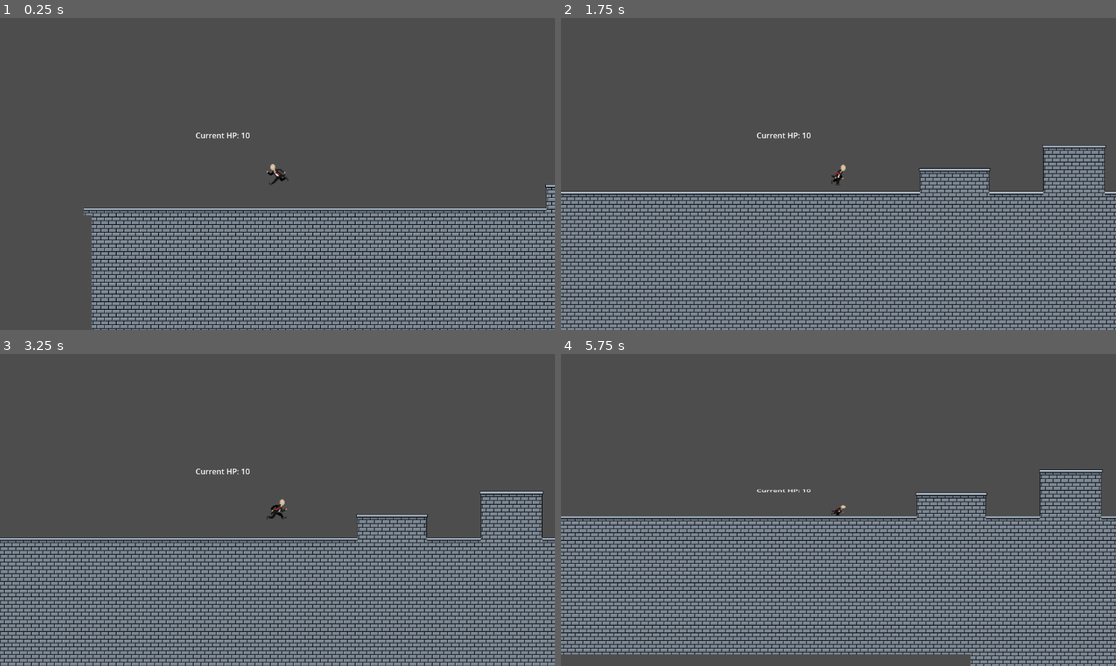
Above: before the commit, frames 1-4 (two rows, left to right).
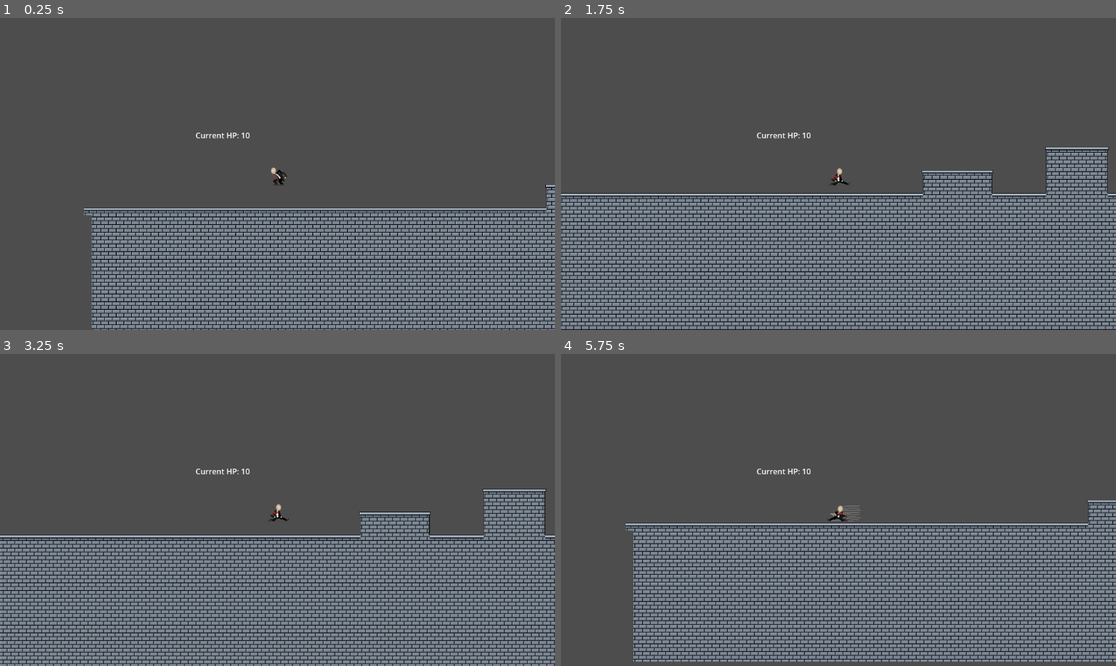
Above: after the commit, the same moments.

Repository: LiamQuinlan-Carleton/COMP1501FINAL
Game: Godot game, scene res://first_level.tscn
The game is run twice, just before and just after one commit, with the same random seed, the same clock (stepped at 60 frames per second) and the same inputs. The engine's default icon, where the game draws it, is replaced by a stand-in: a white triangle on a blue panel in a dark square.
Inputs (mouse positions are in pixels of both pictures, inside the frame that each line leads up to):
- Up to frame 1 (0.25 s): no input
- Up to frame 2 (1.75 s): move the mouse to (960, 158) at 0.52 s; hold C (crouch) 0.53-1.28 s; hold D (Right) from 0.53 s (still down); tap Space (Jump) at 0.77, 0.8, 1.07, 1.35, 1.52 s; move the mouse to (727, 189) at 1.27 s; tap C (crouch) at 1.55 s
- Up to frame 3 (3.25 s): tap Space (Jump) at 1.82, 2.3, 3.02 s; move the mouse to (333, 441) at 2.02 s; release D (Right) at 2.03 s; press the mouse at (333, 441) at 2.03 s; hold A (Left) 2.03-2.78 s; move the mouse to (249, 572) at 2.77 s; release the mouse at (249, 572) at 2.78 s; hold D (Right) from 2.78 s (still down); right-click (249, 572) at 2.85 s; tap C (crouch) at 3.05 s
- Up to frame 4 (5.75 s): tap Space (Jump) at 3.32, 3.77, 3.8, 4.07, 4.52, 4.82, 5.3 s; move the mouse to (1005, 556) at 3.52 s; hold Shift (Shift) 3.53-4.28 s; move the mouse to (672, 463) at 4.27 s; release D (Right) at 4.28 s; hold A (Left) 4.28-5.03 s; tap C (crouch) at 4.35 s; move the mouse to (866, 510) at 5.02 s; hold D (Right) from 5.03 s (still down); hold C (crouch) from 5.03 s (still down)

The runs differ from the first frame. In frame 1, 0.1% of the frame differs, in the area x 48-52%, y 46-54%; in frame 2, 34%, in the area x 0-100%, y 40-100%; in frame 3, 30%; in frame 4, 33%.

Commit message:
Added jump/slide animations

Diff:
--- a/Player.tscn
+++ b/Player.tscn
@@ -208,6 +208,14 @@
 atlas = ExtResource("2_oilqb")
 region = Rect2(1056, 0, 96, 96)
 
+[sub_resource type="AtlasTexture" id="AtlasTexture_ai3fw"]
+atlas = ExtResource("6_j7gpe")
+region = Rect2(768, 0, 192, 96)
+
+[sub_resource type="AtlasTexture" id="AtlasTexture_pogv6"]
+atlas = ExtResource("6_j7gpe")
+region = Rect2(960, 0, 192, 96)
+
 [sub_resource type="AtlasTexture" id="AtlasTexture_uaujq"]
 atlas = ExtResource("6_j7gpe")
 region = Rect2(0, 0, 192, 96)
@@ -230,6 +238,14 @@
 
 [sub_resource type="AtlasTexture" id="AtlasTexture_lobug"]
 atlas = ExtResource("6_j7gpe")
+region = Rect2(960, 0, 192, 96)
+
+[sub_resource type="AtlasTexture" id="AtlasTexture_dntci"]
+atlas = ExtResource("7_2fkt0")
+region = Rect2(768, 0, 192, 96)
+
+[sub_resource type="AtlasTexture" id="AtlasTexture_5k6e0"]
+atlas = ExtResource("7_2fkt0")
 region = Rect2(960, 0, 192, 96)
 
 [sub_resource type="AtlasTexture" id="AtlasTexture_rbp3h"]
@@ -295,9 +311,9 @@
 "duration": 1.0,
 "texture": SubResource("AtlasTexture_xenl6")
 }],
-"loop": true,
+"loop": false,
 "name": &"Jump Left",
-"speed": 5.0
+"speed": 12.0
 }, {
 "frames": [{
 "duration": 1.0,
@@ -336,9 +352,9 @@
 "duration": 1.0,
 "texture": SubResource("AtlasTexture_u05qm")
 }],
-"loop": true,
+"loop": false,
 "name": &"Jump Right",
-"speed": 5.0
+"speed": 12.0
 }, {
 "frames": [{
 "duration": 1.0,
@@ -424,49 +440,71 @@
 }, {
 "frames": [{
 "duration": 1.0,
-"texture": SubResource("AtlasTexture_uaujq")
-}, {
-"duration": 1.0,
-"texture": SubResource("AtlasTexture_hihoe")
-}, {
-"duration": 1.0,
-"texture": SubResource("AtlasTexture_tsj7k")
-}, {
-"duration": 1.0,
-"texture": SubResource("AtlasTexture_hujhd")
-}, {
-"duration": 1.0,
-"texture": SubResource("AtlasTexture_ypd15")
-}, {
-"duration": 1.0,
-"texture": SubResource("AtlasTexture_lobug")
+"texture": SubResource("AtlasTexture_ai3fw")
+}, {
+"duration": 1.0,
+"texture": SubResource("AtlasTexture_pogv6")
 }],
 "loop": true,
 "name": &"Slide Left",
-"speed": 5.0
-}, {
-"frames": [{
-"duration": 1.0,
-"texture": SubResource("AtlasTexture_rbp3h")
-}, {
-"duration": 1.0,
-"texture": SubResource("AtlasTexture_nndqt")
-}, {
-"duration": 1.0,
-"texture": SubResource("AtlasTexture_ee5a4")
-}, {
-"duration": 1.0,
-"texture": SubResource("AtlasTexture_7e1sg")
-}, {
-"duration": 1.0,
-"texture": SubResource("AtlasTexture_ba3tx")
-}, {
-"duration": 1.0,
-"texture": SubResource("AtlasTexture_pof31")
+"speed": 12.0
+}, {
+"frames": [{
+"duration": 1.0,
+"texture": SubResource("AtlasTexture_uaujq")
+}, {
+"duration": 1.0,
+"texture": SubResource("AtlasTexture_hihoe")
+}, {
+"duration": 1.0,
+"texture": SubResource("AtlasTexture_tsj7k")
+}, {
+"duration": 1.0,
+"texture": SubResource("AtlasTexture_hujhd")
+}, {
+"duration": 1.0,
+"texture": SubResource("AtlasTexture_ypd15")
+}, {
+"duration": 1.0,
+"texture": SubResource("AtlasTexture_lobug")
+}],
+"loop": true,
+"name": &"Slide Left Start",
+"speed": 12.0
+}, {
+"frames": [{
+"duration": 1.0,
+"texture": SubResource("AtlasTexture_dntci")
+}, {
+"duration": 1.0,
+"texture": SubResource("AtlasTexture_5k6e0")
 }],
 "loop": true,
 "name": &"Slide Right",
-"speed": 5.0
+"speed": 12.0
+}, {
+"frames": [{
+"duration": 1.0,
+"texture": SubResource("AtlasTexture_rbp3h")
+}, {
+"duration": 1.0,
+"texture": SubResource("AtlasTexture_nndqt")
+}, {
+"duration": 1.0,
+"texture": SubResource("AtlasTexture_ee5a4")
+}, {
+"duration": 1.0,
+"texture": SubResource("AtlasTexture_7e1sg")
+}, {
+"duration": 1.0,
+"texture": SubResource("AtlasTexture_ba3tx")
+}, {
+"duration": 1.0,
+"texture": SubResource("AtlasTexture_pof31")
+}],
+"loop": true,
+"name": &"Slide Right Start",
+"speed": 12.0
 }]
 
 [node name="Player" type="CharacterBody2D" node_paths=PackedStringArray("jump_timer", "shoot_timer", "jump_buffer_timer")]
@@ -526,8 +564,7 @@
 [node name="AnimatedSprite2D" type="AnimatedSprite2D" parent="."]
 scale = Vector2(0.5, 0.5)
 sprite_frames = SubResource("SpriteFrames_83j4p")
-animation = &"Slide Left"
-frame_progress = 0.613883
+animation = &"Jump Left"
 
 [connection signal="timeout" from="JumpLength" to="." method="_on_jump_length_timeout"]
 [connection signal="timeout" from="JumpBuffer" to="." method="_on_jump_buffer_timeout"]
--- a/player.gd
+++ b/player.gd
@@ -43,8 +43,13 @@
 var checking_above : bool = false # True if crouched and currently cant uncrouch, false if player can
 var crouching: bool = false # True if the player is crouching, false otherwise
 var want_to_stand: bool = false # True if the player wants to uncrouch
+
 #Grab hp label node
 @onready var hp = $"HP Label"
+#Grab animatedsprite2d node
+@onready var animation = $AnimatedSprite2D
+#Grab player collisionshape
+@onready var player_hitbox = $CollisionShape2D
 
 #Zipline variables
 var in_zipline_area = false
@@ -72,6 +77,12 @@
 	if Input.is_action_just_pressed("Jump"):
 		want_jump = true
 		jump_buffer_timer.start(jump_buffer)
+		if (l_dir > 0):
+			animation.frame = 0
+			animation.play("Jump Right")
+		else:
+			animation.frame = 0
+			animation.play("Jump Left")
 
 	if Input.is_action_just_released("Jump"):
 		want_jump = false
@@ -96,13 +107,23 @@
 
 	if is_jumping:
 		velocity.y = -jump_speed
-	# Starts Crouch.
+
+	#Crouch control
 	if Input.is_action_just_pressed("crouch"):
-		scale.y = 0.5
-		position.y += 14
+		if (l_dir > 0):
+			animation.play("Slide Right Start")
+		else:
+			animation.play("Slide Left Start")
+		player_hitbox.scale.y = 0.5
+		player_hitbox.position.y += 14
 		floor_stop_on_slope = false
 		#floor_max_angle = 0
 		crouching = true
+		await get_tree().create_timer(0.5).timeout
+		if (l_dir > 0):
+			animation.play("Slide Right")
+		else:
+			animation.play("Slide Left")
 	if $CheckCeiling.is_colliding():
 			checking_above = true
 	if Input.is_action_just_released("crouch"):
@@ -118,19 +139,24 @@
 			reset_after_crouch()
 			checking_above = false
 			want_to_stand = false
+
 	#Run control
 	if Input.is_action_just_pressed("Right"):
-		$AnimatedSprite2D.play("Run Right")
 		l_dir= 1
+		if !crouching and is_on_floor():
+			animation.play("Run Right")
 	elif Input.is_action_just_released("Right") and Input.is_action_pressed("Left"):
 		l_dir = -1
-		$AnimatedSprite2D.play("Run Left")
+		if !crouching and is_on_floor():
+			animation.play("Run Left")
 	if Input.is_action_just_pressed("Left"):
 		l_dir = -1
-		$AnimatedSprite2D.play("Run Left")
+		if !crouching and is_on_floor():
+			animation.play("Run Left")
 	elif Input.is_action_just_released("Left") and Input.is_action_pressed("Right"):
 		l_dir = 1
-		$AnimatedSprite2D.play("Run Right")
+		if !crouching and is_on_floor():
+			animation.play("Run Right")
 	if (Input.is_action_pressed("Right") or Input.is_action_pressed("Left")) and !on_zipline:
 		if sign(velocity.x) * velocity.x <= speed:
 			velocity.x += acceleration * l_dir * delta
@@ -198,8 +224,8 @@
 
 # Puts player in proper position when standing back up
 func reset_after_crouch():
-	scale.y = 1
-	position.y -= 14
+	player_hitbox.scale.y = 1
+	player_hitbox.position.y -= 14
 	floor_stop_on_slope = true
 	crouching = false
 
Not shown: 1 places in Player.tscn that only renumber resources
